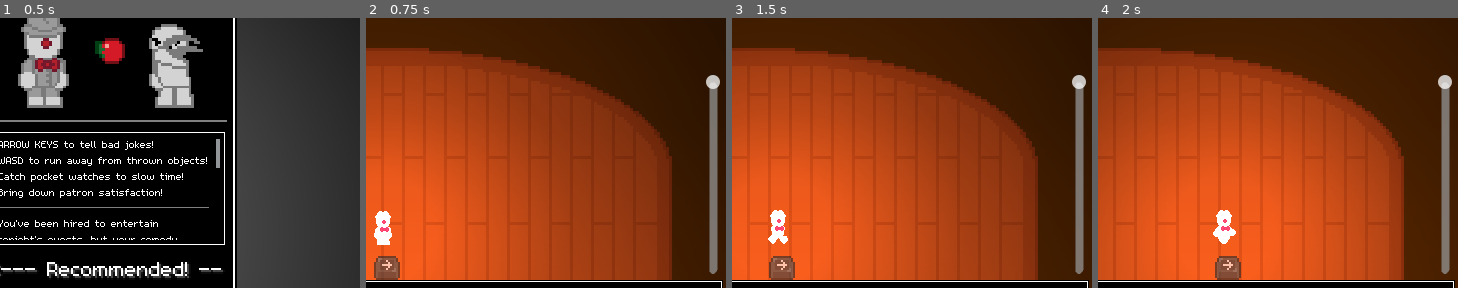
Above: before the commit, frames 1-4 (left to right).
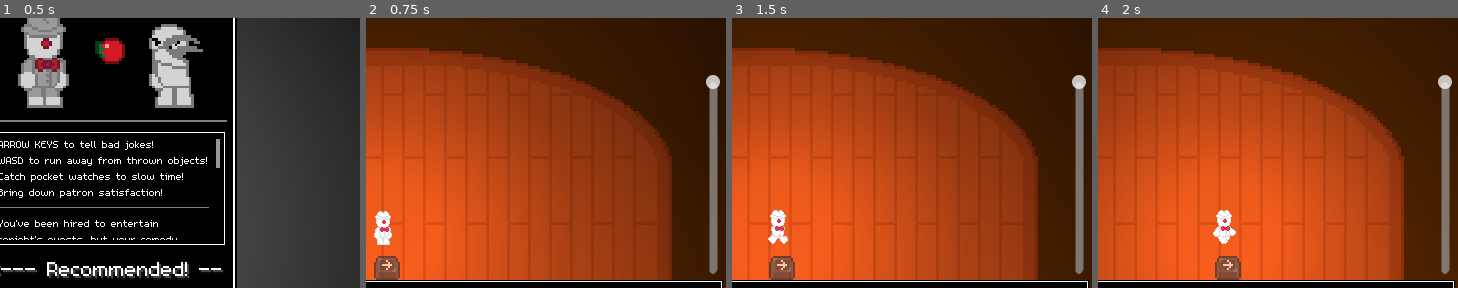
Above: after the commit, the same moments.

Repository: InRe-Dan/MiniJameGam34
Game: Godot game, scene res://menus/main_menu.tscn
Same seed, same stepped clock (60 frames per second), same inputs: the game is played once before the commit and once after it.
Inputs:
- Up to frame 1 (0.5 s): no input
- Up to frame 2 (0.75 s): click "Night 1" at 0.5 s
- Up to frame 3 (1.5 s): tap Enter at 1.25 s; hold D (move_right) from 1.28 s (still down)
- Up to frame 4 (2 s): keep holding D (move_right)
The pictures show only the part of the screen within x 48-98%, y 35-85%; the shares and areas given below are measured in that part.

Frame 1 is identical in both runs. In frame 2, 0.2% of the frame differs, in the area x 2-8%, y 71-85%; in frame 3, 0.2%; in frame 4, 0.2%.

Commit message:
Adjusted player character visibility

Diff:
--- a/Player/player.tscn
+++ b/Player/player.tscn
@@ -74,6 +74,7 @@
 script = ExtResource("1_pobeb")
 
 [node name="AnimatedSprite2D" type="AnimatedSprite2D" parent="."]
+modulate = Color(0.7, 0.7, 0.7, 1)
 position = Vector2(2, -3)
 sprite_frames = SubResource("SpriteFrames_16lxd")
 animation = &"walk"
